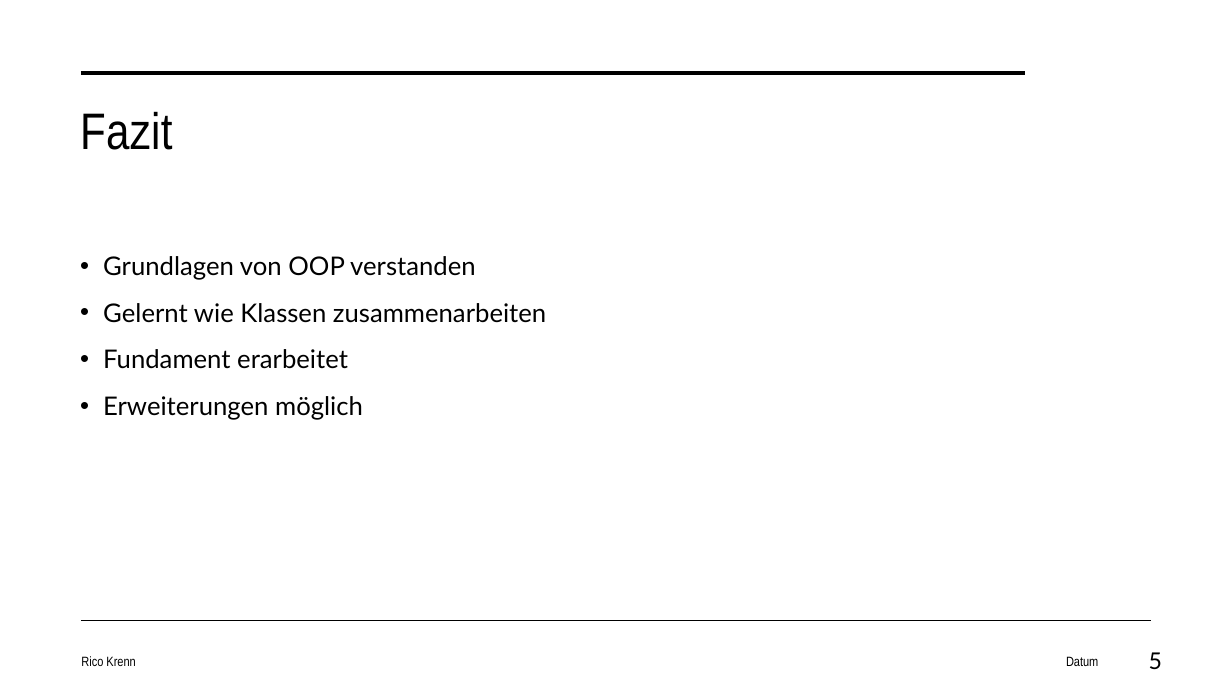
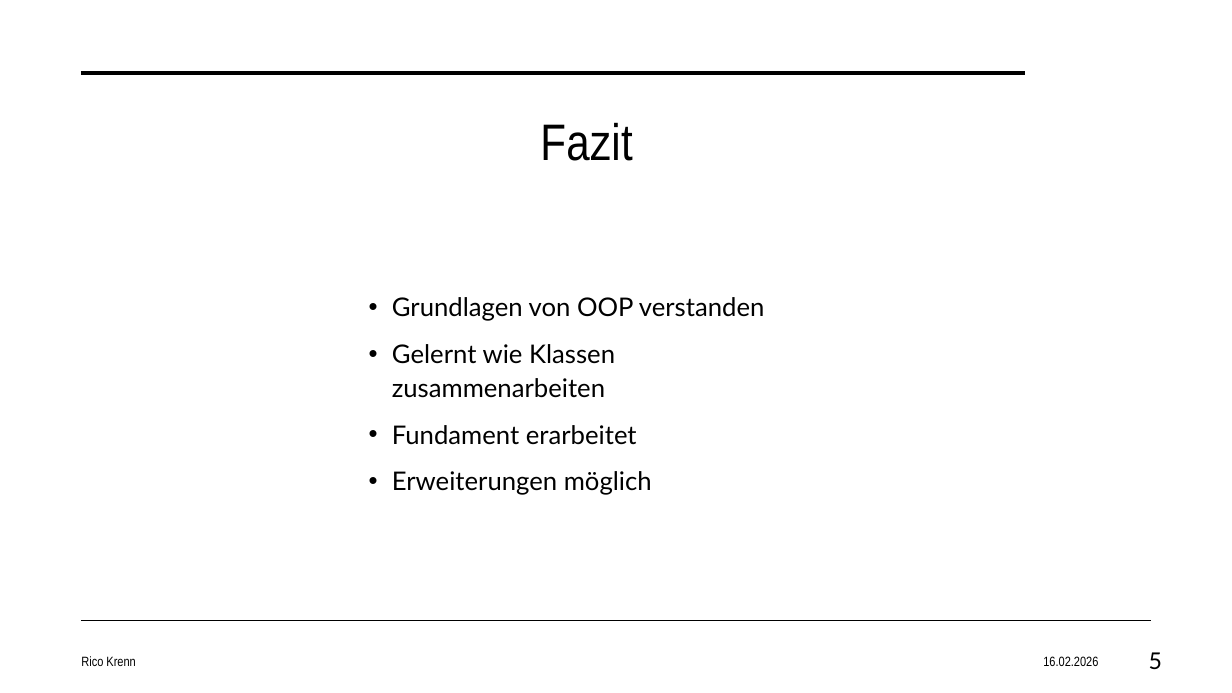
Before and after one commit to rico-coder/Lernprojekt-GitHub, a slide deck: slide 5 of doc/Projektpräsentation_Sportferien.pptx. Drawn at 1232x693 pixels with LibreOffice and Linux fonts; fonts in the diff are those of the drawing; background and template pictures are left out. Boxes give left, top, right and bottom in pixels: in the first picture for what was removed or moved away, otherwise in the second. Text is boxed around its words. In the diff, an @@ line names an element or a change of style, - is before the commit and + after.

```diff
--- a/doc/Projektpräsentation_Sportferien.pptx
+++ b/doc/Projektpräsentation_Sportferien.pptx
@@ title "Fazit" moved from (x1=80, y1=111, x2=172, y2=150) to (x1=540, y1=122, x2=632, y2=161) @@
@@ text "Grundlagen von OOP verstanden" rewrapped from (x1=103, y1=256, x2=546, y2=420) to (x1=392, y1=297, x2=765, y2=495) @@
@@ text at (x1=1043, y1=656, x2=1098, y2=666): text changed @@
-Datum
+16.02.2026
```
Also in this commit, not shown: 4 other slides changed, 4 other files.
